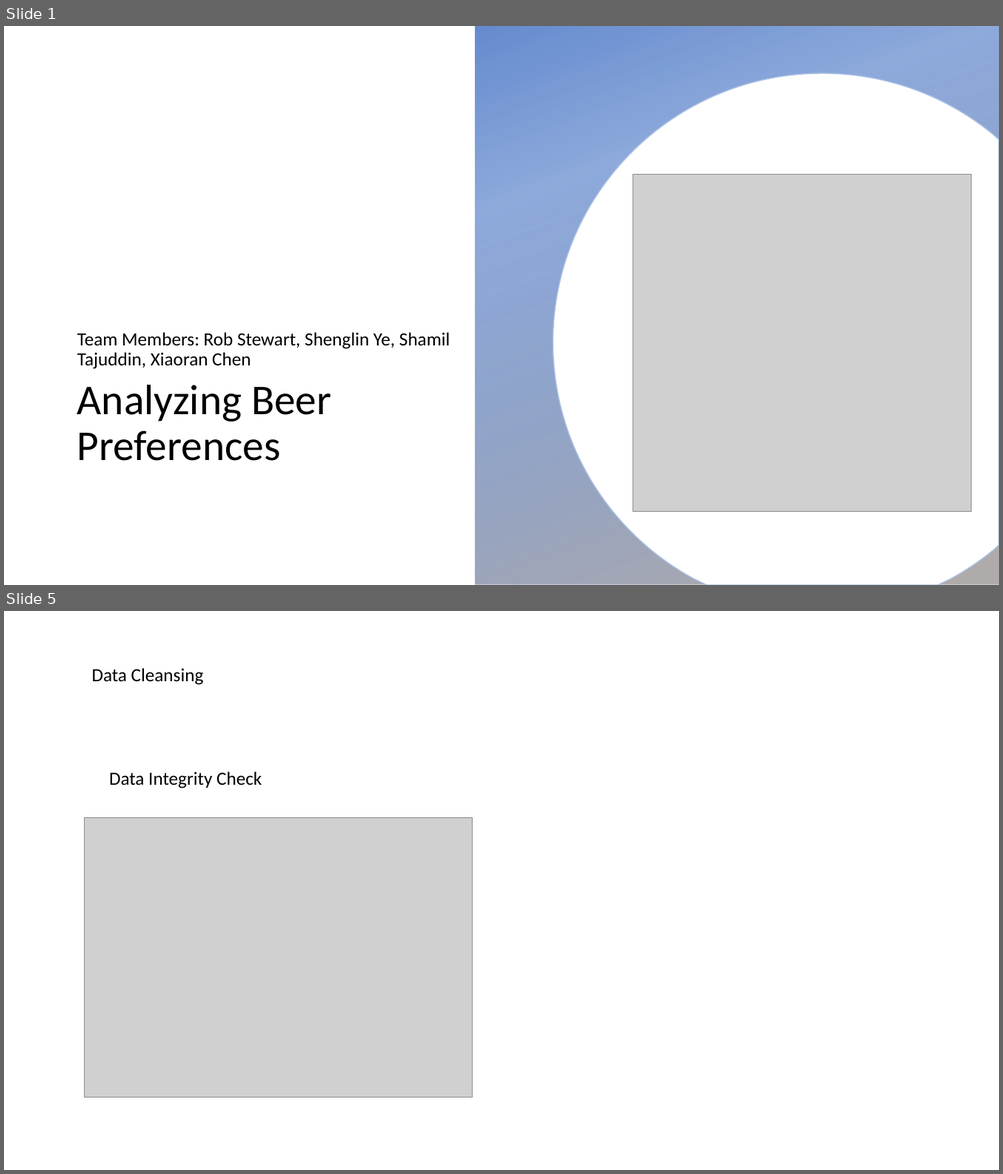
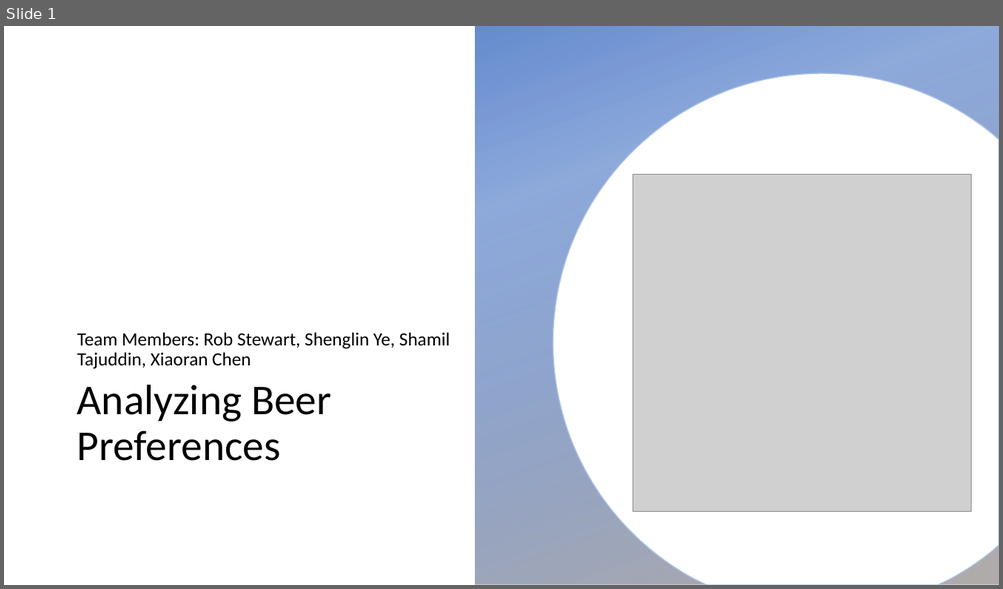
Before and after one commit to RobStewartJr/Project1, a slide deck: Where to Git beer.pptx. Shown one above the other, each under a label of ours: slides 1 and 5 before the commit, slide 1 after it; the slides between them are not shown. The pictures are 1003x1174 and 1003x589 pixels, drawn with LibreOffice and Linux fonts; fonts in the diff are those of the drawing; grey boxes stand for pictures; background and template pictures are left out. Boxes give left, top, right and bottom in pixels: in the first picture for what was removed or moved away, otherwise in the second. Text is boxed around its words. In the diff, an @@ line names an element or a change of style, - is before the commit and + after.

```diff
--- a/Where to Git beer.pptx
+++ b/Where to Git beer.pptx
@@ slide 5 removed at (x1=4, y1=611, x2=999, y2=1170), background #FFFFFF @@
@@ text removed at (x1=92, y1=668, x2=204, y2=685) @@
-Data Cleansing
@@ text removed at (x1=109, y1=772, x2=262, y2=789) @@
-Data Integrity Check
@@ picture removed at (x1=85, y1=817, x2=472, y2=1097) @@
```
Also in this commit, not shown: 1 slide changed, 9 slides added, 5 other slides removed, 2 other files.
